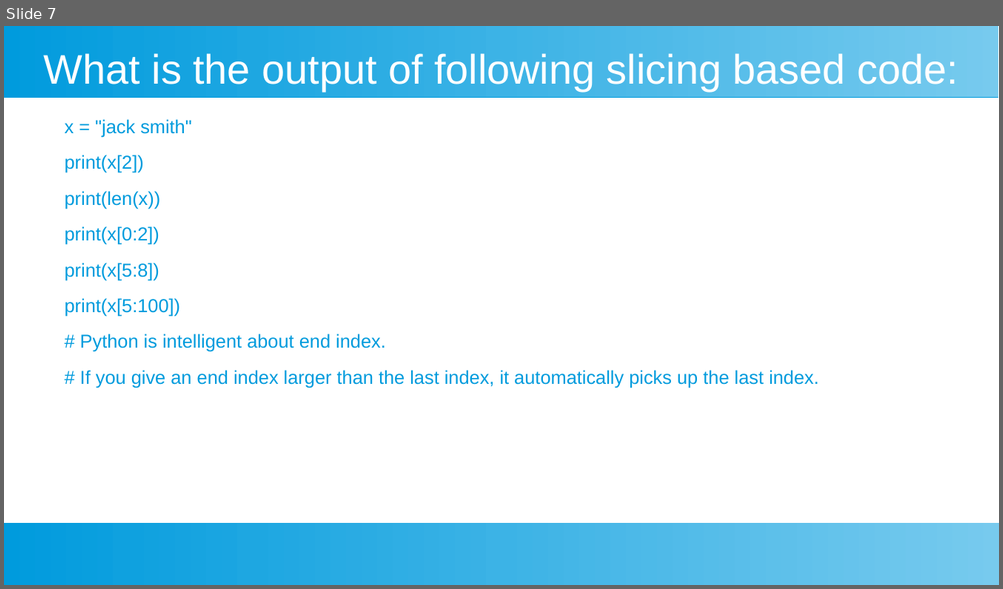
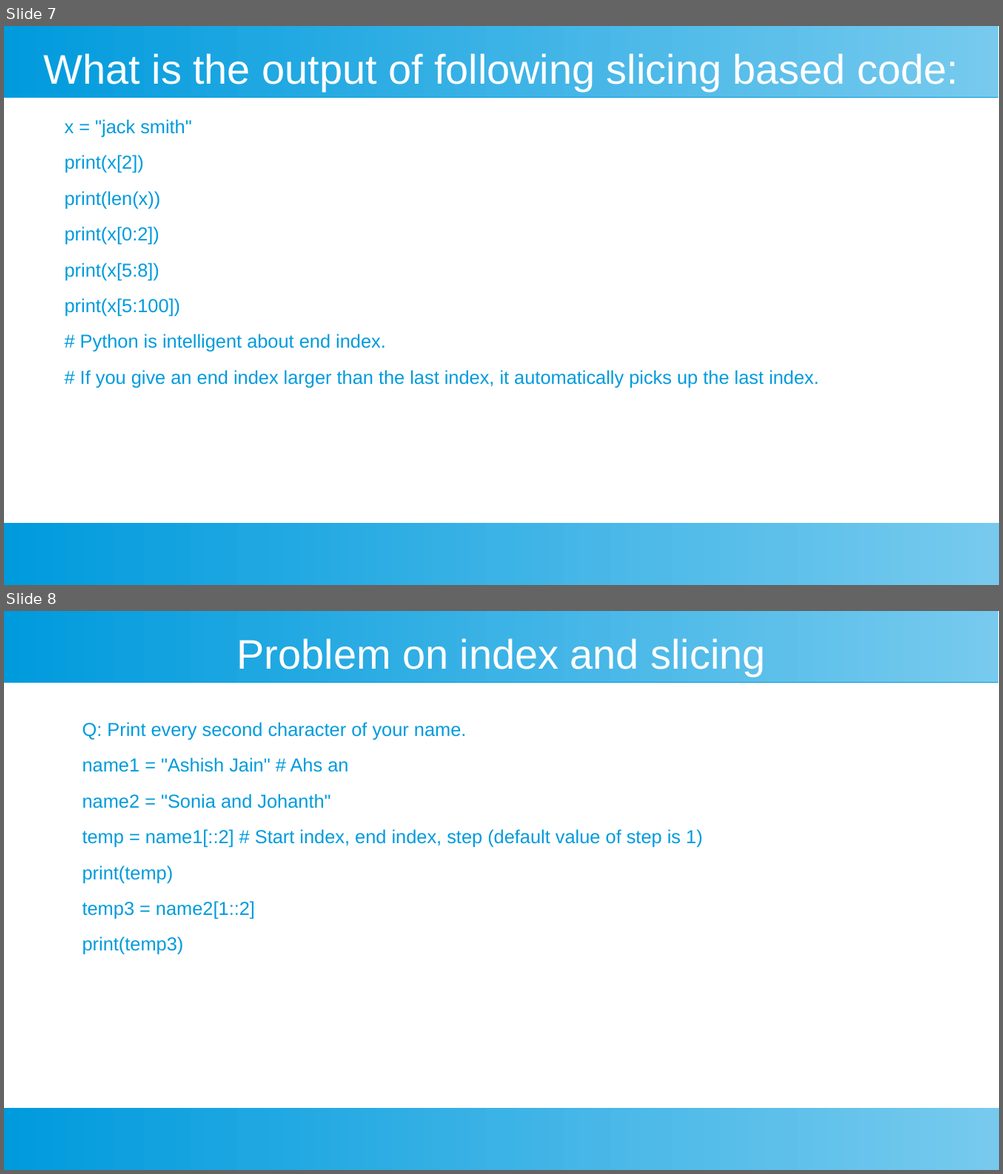
Before and after one commit to ashishjain1547/public_lessons_in_python, a slide deck: Ch 4 - Strings/Strings.odp. Shown one above the other, each under a label of ours: slide 7 before the commit, slides 7 and 8 after it. The pictures are 1003x589 and 1003x1174 pixels, drawn with LibreOffice and Linux fonts; fonts in the diff are those of the drawing. Boxes give left, top, right and bottom in pixels: in the first picture for what was removed or moved away, otherwise in the second. Text is boxed around its words. In the diff, an @@ line names an element or a change of style, - is before the commit and + after.

```diff
--- a/Ch 4 - Strings/Strings.odp
+++ b/Ch 4 - Strings/Strings.odp
@@ slide 8 added at (4,611,999,1170), background #FFFFFF; not listed: 2 template elements that a slide beside it also shows @@
@@ title added at (237,638,765,676), 33 pt, text #FFFFFF @@
+Problem on index and slicing
@@ text added at (82,722,703,955), 15 pt, text #009BDD @@
+Q: Print every second character of your name.
+name1 = "Ashish Jain" # Ahs an
+name2 = "Sonia and Johanth"
+temp = name1[::2] # Start index, end index, step (default value of step is 1)
+print(temp)
+temp3 = name2[1::2]
+print(temp3)
```
Also in this commit, not shown: 2 other slides added, 6 other files.
